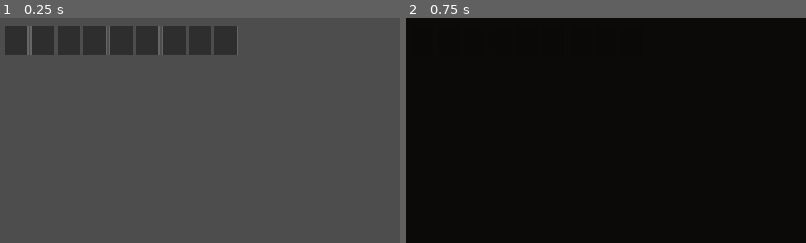
Above: before the commit, frames 1-2 (left to right).
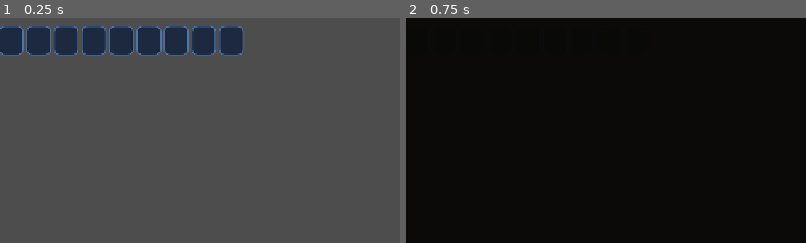
Above: after the commit, the same moments.

Repository: Nornttyy/tielaruia
Game: Godot game, scene res://scenes/ui/hud.tscn
Same seed, same stepped clock (60 frames per second), same inputs: the game is played once before the commit and once after it. This scene is started directly instead of the project's main scene.
Inputs (mouse positions are % of the whole screen's width and height, from its top left):
- Up to frame 1 (0.25 s): no input
- Up to frame 2 (0.75 s): tap Enter at 0.5 s; drag from (72, 11) to (60, 28) at 0.52 s
The pictures show only the part of the screen within x 0-50%, y 0-50%; the shares and areas given below are measured in that part.

The runs differ from the first frame. In frame 1, 3.1% of the frame differs, in the area x 0-62%, y 3-17%; in frame 2, less than 0.1%.

Commit message:
feat(ui): UI 改蓝色 — 菜单按钮蓝色; 热键栏蓝色圆角槽 + 选中亮青蓝发光

Diff:
--- a/scripts/ui/hotbar_view.gd
+++ b/scripts/ui/hotbar_view.gd
@@ -37,13 +37,18 @@
 	panel.custom_minimum_size = Vector2(SLOT_SIZE, SLOT_SIZE)
 	panel.mouse_filter = Control.MOUSE_FILTER_IGNORE
 	panel.clip_contents = true   # 防溢出影响相邻槽
+	# 蓝色圆角槽 (用户要求): 深蓝半透底 + 中蓝边 + 圆角
 	var style := StyleBoxFlat.new()
-	style.bg_color = Color(0, 0, 0, 0.4)
-	style.border_color = Color(0.4, 0.4, 0.4, 1.0)
-	style.border_width_left = 1
-	style.border_width_top = 1
-	style.border_width_right = 1
-	style.border_width_bottom = 1
+	style.bg_color = Color8(18, 32, 58, 205)
+	style.border_color = Color8(70, 120, 180)
+	style.border_width_left = 2
+	style.border_width_top = 2
+	style.border_width_right = 2
+	style.border_width_bottom = 2
+	style.corner_radius_top_left = 9
+	style.corner_radius_top_right = 9
+	style.corner_radius_bottom_left = 9
+	style.corner_radius_bottom_right = 9
 	panel.add_theme_stylebox_override("panel", style)
 	# 用一个 Control 作为绝对定位容器，所有 child 用 anchors
 	var layout := Control.new()
@@ -113,8 +118,10 @@
 			count_label.text = "" if slot_data.count <= 1 else str(slot_data.count)
 		var style: StyleBoxFlat = panel.get_theme_stylebox("panel") as StyleBoxFlat
 		var is_selected: bool = (i == _player_inv.hotbar_selected)
-		style.border_color = Color(1, 1, 0.4, 1) if is_selected else Color(0.4, 0.4, 0.4, 1)
-		style.border_width_left = 2 if is_selected else 1
-		style.border_width_top = 2 if is_selected else 1
-		style.border_width_right = 2 if is_selected else 1
-		style.border_width_bottom = 2 if is_selected else 1
+		# 选中: 亮青蓝边 + 更亮的蓝底 (一眼看出拿的哪个); 没选: 中蓝边
+		style.border_color = Color8(110, 205, 255) if is_selected else Color8(70, 120, 180)
+		style.bg_color = Color8(34, 64, 108, 225) if is_selected else Color8(18, 32, 58, 205)
+		style.border_width_left = 3 if is_selected else 2
+		style.border_width_top = 3 if is_selected else 2
+		style.border_width_right = 3 if is_selected else 2
+		style.border_width_bottom = 3 if is_selected else 2
--- a/scripts/ui/main_menu.gd
+++ b/scripts/ui/main_menu.gd
@@ -26,13 +26,14 @@
 const BIRD_SPEED_RANGE := Vector2(22.0, 40.0)
 const SLIME_HOP_INTERVAL := 2.5
 
-const BTN_NORMAL_BG := Color8(58, 42, 26)
-const BTN_NORMAL_BORDER := Color8(212, 181, 138)
-const BTN_NORMAL_TEXT := Color8(242, 194, 101)
-const BTN_HOVER_BG := Color8(90, 58, 42)
-const BTN_HOVER_BORDER := Color8(242, 194, 101)
-const BTN_HOVER_TEXT := Color8(255, 245, 220)
-const BTN_PRESSED_BG := Color8(42, 26, 10)
+# 蓝色 UI (用户要求): 深蓝按钮 + 浅蓝字, 悬停更亮
+const BTN_NORMAL_BG := Color8(34, 58, 100)
+const BTN_NORMAL_BORDER := Color8(90, 150, 210)
+const BTN_NORMAL_TEXT := Color8(192, 224, 252)
+const BTN_HOVER_BG := Color8(54, 96, 156)
+const BTN_HOVER_BORDER := Color8(120, 196, 250)
+const BTN_HOVER_TEXT := Color8(240, 248, 255)
+const BTN_PRESSED_BG := Color8(22, 40, 74)
 
 @onready var _hills: Sprite2D = $BackgroundLayer/Hills
 @onready var _trees_root: Node2D = $BackgroundLayer/Trees
